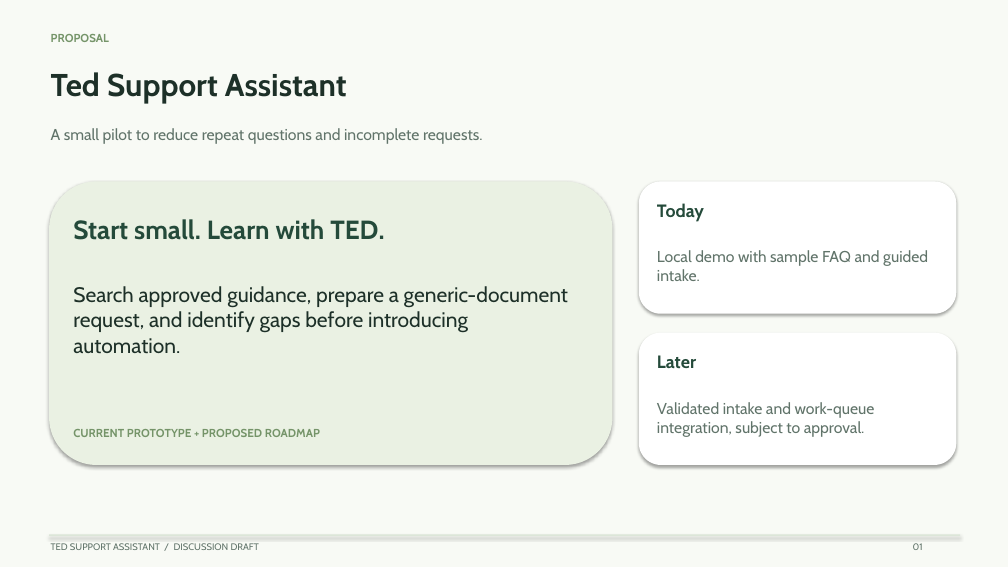
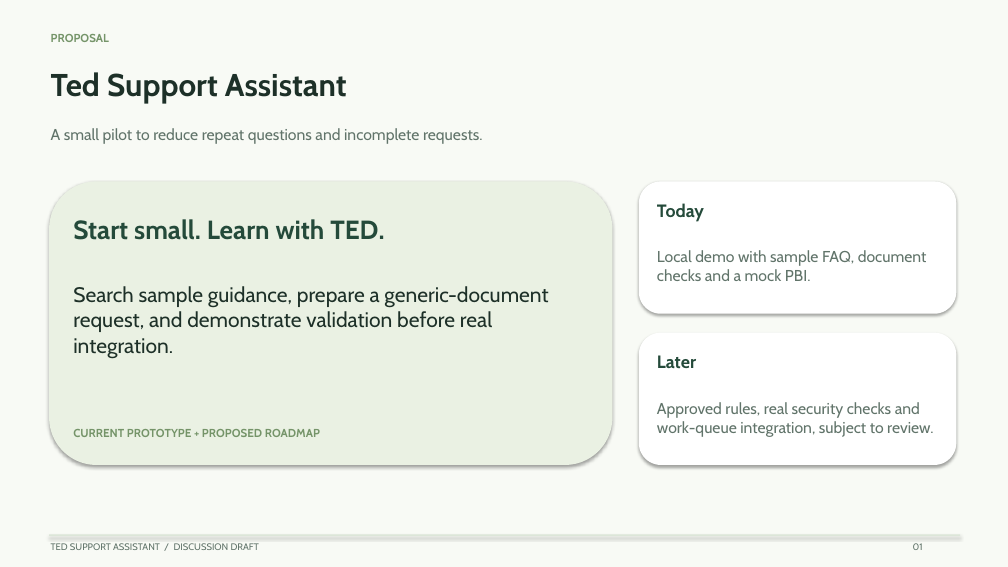
Before and after one commit to VamsiKrishna0910/ted-support-assistant, a slide deck: slide 1 of TED_Support_Prototype.pptx. Drawn at 1008x567 pixels with LibreOffice and Linux fonts; fonts in the diff are those of the drawing. Boxes give left, top, right and bottom in pixels: in the first picture for what was removed or moved away, otherwise in the second. Text is boxed around its words. In the diff, an @@ line names an element or a change of style, - is before the commit and + after.

```diff
--- a/TED_Support_Prototype.pptx
+++ b/TED_Support_Prototype.pptx
@@ text at [657, 250, 927, 281]: text changed @@
-Local demo with sample FAQ and guided intake.
+Local demo with sample FAQ, document checks and a mock PBI.
@@ text at [73, 286, 548, 359]: text changed @@
-Search approved guidance, prepare a generic-document request, and identify gaps before introducing automation.
+Search sample guidance, prepare a generic-document request, and demonstrate validation before real integration.
@@ text at [657, 402, 933, 437]: text changed @@
-Validated intake and work-queue integration, subject to approval.
+Approved rules, real security checks and work-queue integration, subject to review.
```
Also in this commit, not shown: 3 other slides changed, 6 other files.
